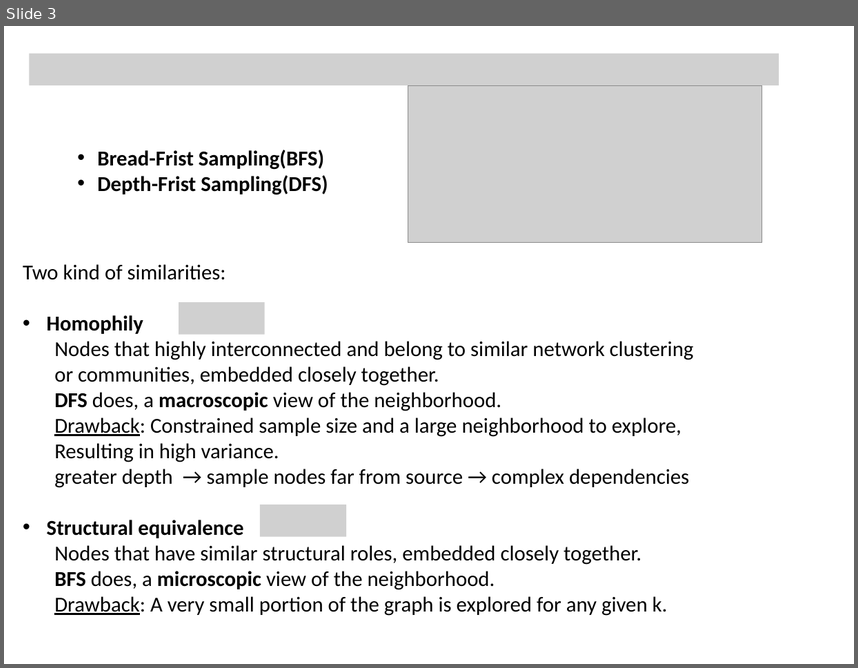
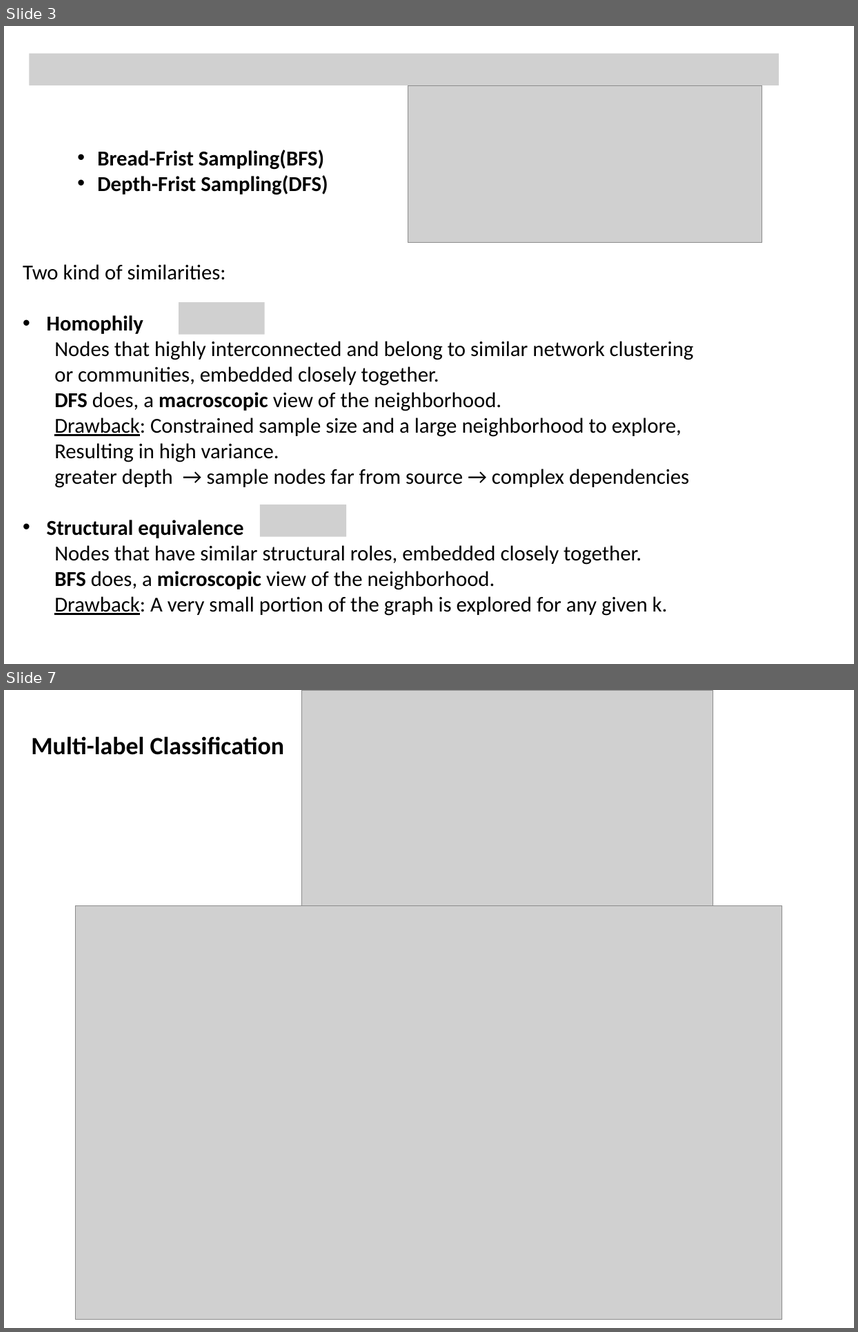
Before and after one commit to Tigerrr07/GNN-tiger, a slide deck: 2_node2vec/node2vec.pptx. Shown one above the other, each under a label of ours: slide 3 before the commit, slides 3 and 7 after it; the slides between them are not shown. The pictures are 858x668 and 858x1332 pixels, drawn with LibreOffice and Linux fonts; fonts in the diff are those of the drawing; grey boxes stand for pictures. Boxes give left, top, right and bottom in pixels: in the first picture for what was removed or moved away, otherwise in the second. Text is boxed around its words. In the diff, an @@ line names an element or a change of style, - is before the commit and + after.

```diff
--- a/2_node2vec/node2vec.pptx
+++ b/2_node2vec/node2vec.pptx
@@ slide 7 added at (x1=4, y1=690, x2=854, y2=1328), background #FFFFFF @@
@@ picture added at (x1=302, y1=690, x2=713, y2=911) @@
@@ text added at (x1=31, y1=736, x2=285, y2=755), 28 pt, text #000000, bold @@
+Multi-label Classification
@@ picture added at (x1=76, y1=905, x2=782, y2=1319) @@
```
Also in this commit, not shown: 1 slide changed, 4 other slides added, 1 other file.
